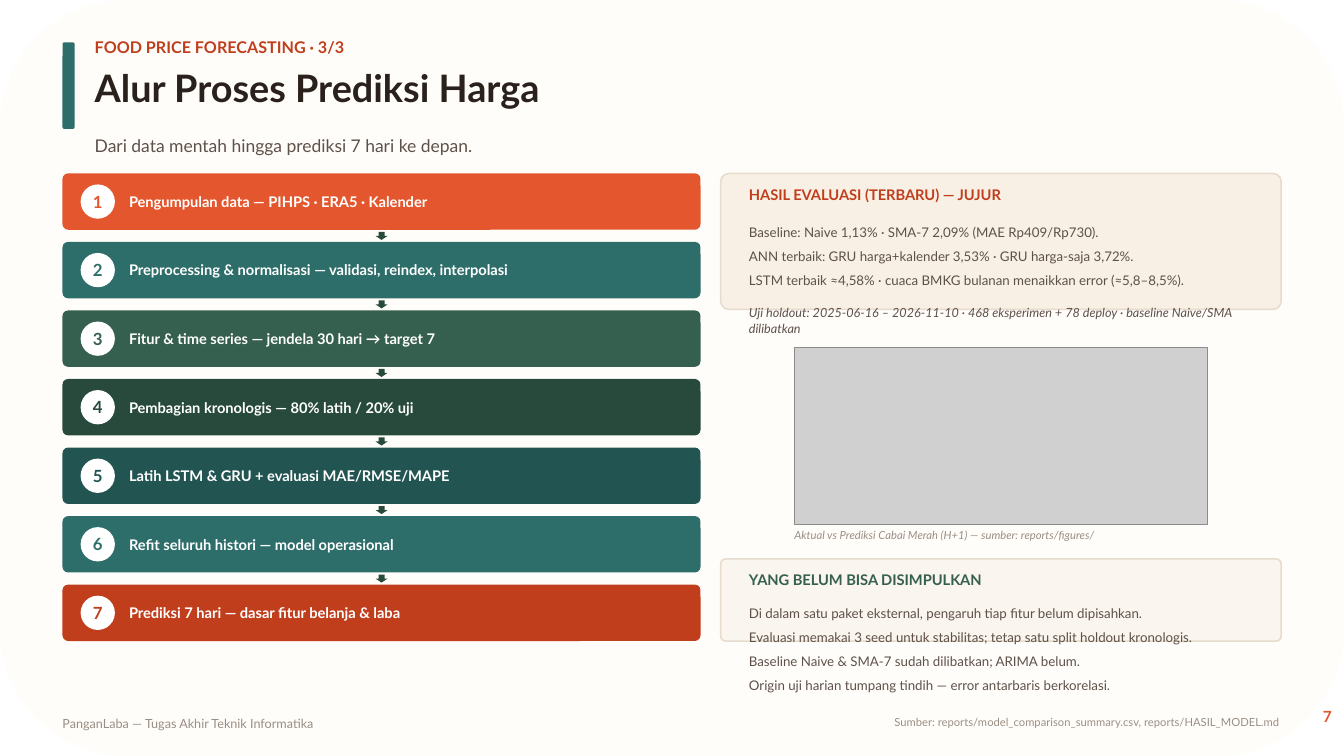
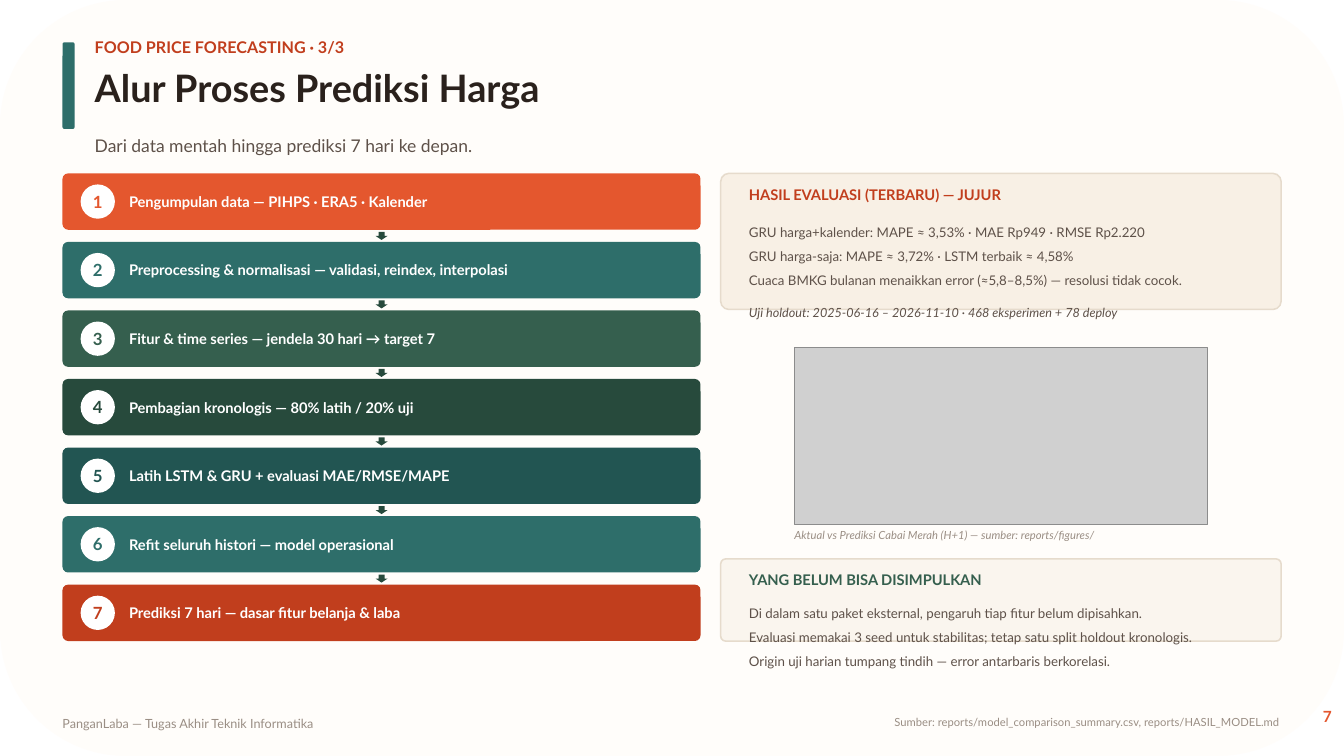
Before and after one commit to billyramadan/pangan-Laba, a slide deck: slide 7 of reports/PanganLaba_Presentasi_13Slide_v7.pptx. Drawn at 1344x756 pixels with LibreOffice and Linux fonts; fonts in the diff are those of the drawing; grey boxes stand for pictures. Boxes give left, top, right and bottom in pixels: in the first picture for what was removed or moved away, otherwise in the second. Text is boxed around its words. In the diff, an @@ line names an element or a change of style, - is before the commit and + after.

```diff
--- a/reports/PanganLaba_Presentasi_13Slide_v7.pptx
+++ b/reports/PanganLaba_Presentasi_13Slide_v7.pptx
@@ text at (749, 227, 1182, 287): text changed @@
-Baseline: Naive 1,13% · SMA-7 2,09% (MAE Rp409/Rp730).
-ANN terbaik: GRU harga+kalender 3,53% · GRU harga-saja 3,72%.
-LSTM terbaik ≈4,58% · cuaca BMKG bulanan menaikkan error (≈5,8–8,5%).
+GRU harga+kalender: MAPE ≈ 3,53% · MAE Rp949 · RMSE Rp2.220
+GRU harga-saja: MAPE ≈ 3,72% · LSTM terbaik ≈ 4,58%
+Cuaca BMKG bulanan menaikkan error (≈5,8–8,5%) — resolusi tidak cocok.
@@ text at (749, 307, 1118, 319): text changed @@
-Uji holdout: 2025-06-16 – 2026-11-10 · 468 eksperimen + 78 deploy · baseline Naive/SMA dilibatkan
+Uji holdout: 2025-06-16 – 2026-11-10 · 468 eksperimen + 78 deploy
@@ text at (749, 656, 1080, 668): paragraph removed @@
-Baseline Naive & SMA-7 sudah dilibatkan; ARIMA belum.
```
Also in this commit, not shown: 4 other files.
